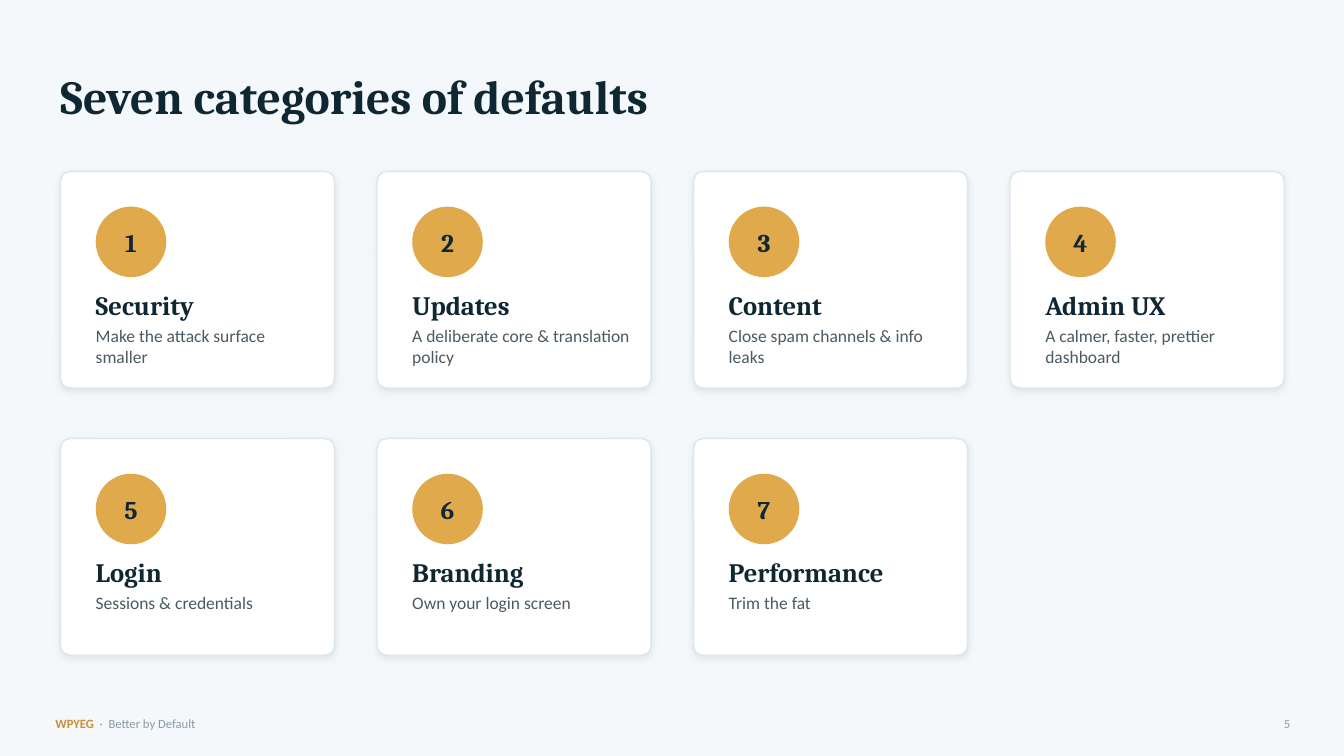
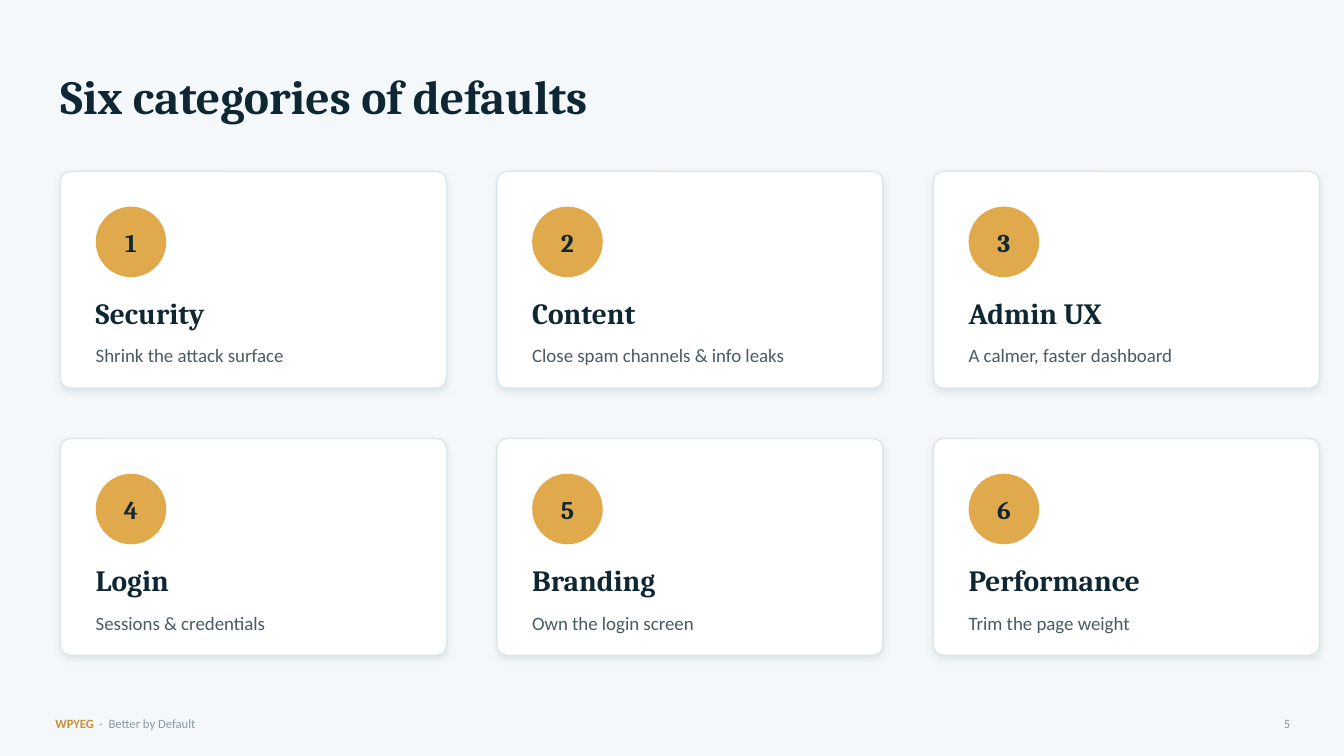
Before and after one commit to WPYEG/Better-by-Default, a slide deck: slide 5 of workshop/Better-by-Default.pptx. Drawn at 1344x756 pixels with LibreOffice and Linux fonts; fonts in the diff are those of the drawing. Boxes give left, top, right and bottom in pixels: in the first picture for what was removed or moved away, otherwise in the second. Text is boxed around its words. In the diff, an @@ line names an element or a change of style, - is before the commit and + after.

Commit message:
Harden ZIP verification and simplify update policy

```diff
--- a/workshop/Better-by-Default.pptx
+++ b/workshop/Better-by-Default.pptx
@@ text at [60, 80, 587, 125]: text changed @@
-Seven categories of defaults
+Six categories of defaults
@@ rounded rectangle: place and size @@
-rounded rectangle at [60, 171, 335, 388]
+rounded rectangle at [60, 171, 447, 388]
@@ rounded rectangle: place and size @@
-rounded rectangle at [694, 171, 968, 388]
+rounded rectangle at [497, 171, 883, 388]
@@ rounded rectangle: place and size @@
-rounded rectangle at [1010, 171, 1285, 388]
+rounded rectangle at [934, 171, 1320, 388]
@@ ellipse removed at [729, 207, 800, 277] @@
@@ text "3": place and size @@
-text "3" at [758, 234, 771, 252]
+text "3" at [997, 234, 1010, 252]
@@ ellipse: place and size @@
-ellipse at [1046, 207, 1116, 277]
+ellipse at [969, 207, 1040, 277]
@@ text removed at [412, 296, 509, 321] @@
-Updates
@@ text "Content": place and size @@
-text "Content" at [729, 297, 822, 316]
+text "Content" at [532, 304, 635, 325]
@@ text "Admin UX": place and size @@
-text "Admin UX" at [1045, 296, 1165, 316]
+text "Admin UX" at [969, 303, 1102, 325]
@@ text at [96, 349, 284, 362]: text changed; size 12.5 to 13.5 pt @@
-Make the attack surface smaller
+Shrink the attack surface
@@ text removed at [412, 330, 629, 366] @@
-A deliberate core & translation policy
@@ text "Close spam channels & info ..." at [532, 349, 783, 365]: size 12.5 to 13.5 pt; vertical alignment top to middle @@
@@ text "Close spam channels & info ...": place and size @@
-text "Close spam channels & info ..." at [729, 330, 923, 363]
+text "Close spam channels & info ..." at [532, 349, 783, 365]
@@ text at [969, 349, 1172, 364]: text changed; size 12.5 to 13.5 pt @@
-A calmer, faster, prettier dashboard
+A calmer, faster dashboard
@@ rounded rectangle: place and size @@
-rounded rectangle at [60, 439, 335, 655]
+rounded rectangle at [60, 439, 447, 655]
@@ rounded rectangle removed at [377, 439, 651, 655] @@
@@ rounded rectangle: place and size @@
-rounded rectangle at [694, 439, 968, 655]
+rounded rectangle at [497, 439, 883, 655]
@@ rounded rectangle: place and size @@
-rounded rectangle at [377, 171, 651, 388]
+rounded rectangle at [934, 439, 1320, 655]
@@ text "4": place and size @@
-text "4" at [1073, 234, 1087, 252]
+text "4" at [124, 501, 138, 519]
@@ 2 ellipses, 1 text: place and size @@
-2 ellipses, 1 text at [412, 207, 483, 544]
+2 ellipses, 1 text at [532, 207, 603, 544]
@@ text "5": place and size @@
-text "5" at [124, 502, 137, 519]
+text "5" at [561, 502, 574, 519]
@@ ellipse: place and size @@
-ellipse at [729, 474, 800, 544]
+ellipse at [969, 474, 1040, 544]
@@ text "6": place and size @@
-text "6" at [441, 502, 455, 519]
+text "6" at [997, 502, 1011, 519]
@@ text removed at [758, 502, 771, 519] @@
-7
@@ text "Branding": place and size @@
-text "Branding" at [412, 563, 523, 588]
+text "Branding" at [532, 570, 655, 597]
@@ size 19 to 21 pt in 6 elements at [969, 303, 1102, 325], [96, 570, 169, 597], [96, 303, 205, 330], [532, 304, 635, 325], [532, 570, 655, 597], [969, 570, 1140, 592] @@
@@ text "Performance": place and size @@
-text "Performance" at [729, 563, 884, 583]
+text "Performance" at [969, 570, 1140, 592]
@@ text "Sessions & credentials": place and size @@
-text "Sessions & credentials" at [96, 597, 253, 609]
+text "Sessions & credentials" at [96, 617, 265, 630]
@@ text "Sessions & credentials" at [96, 617, 265, 630]: size 12.5 to 13.5 pt; vertical alignment top to middle @@
@@ text at [532, 617, 693, 633]: text changed; size 12.5 to 13.5 pt @@
-Own your login screen
+Own the login screen
@@ vertical alignment top to middle in 4 elements at [969, 349, 1172, 364], [96, 349, 284, 362], [532, 617, 693, 633], [969, 617, 1130, 633] @@
@@ text at [969, 617, 1130, 633]: text changed; size 12.5 to 13.5 pt @@
-Trim the fat
+Trim the page weight
```
Also in this commit, not shown: 5 other slides changed, 12 other files.
